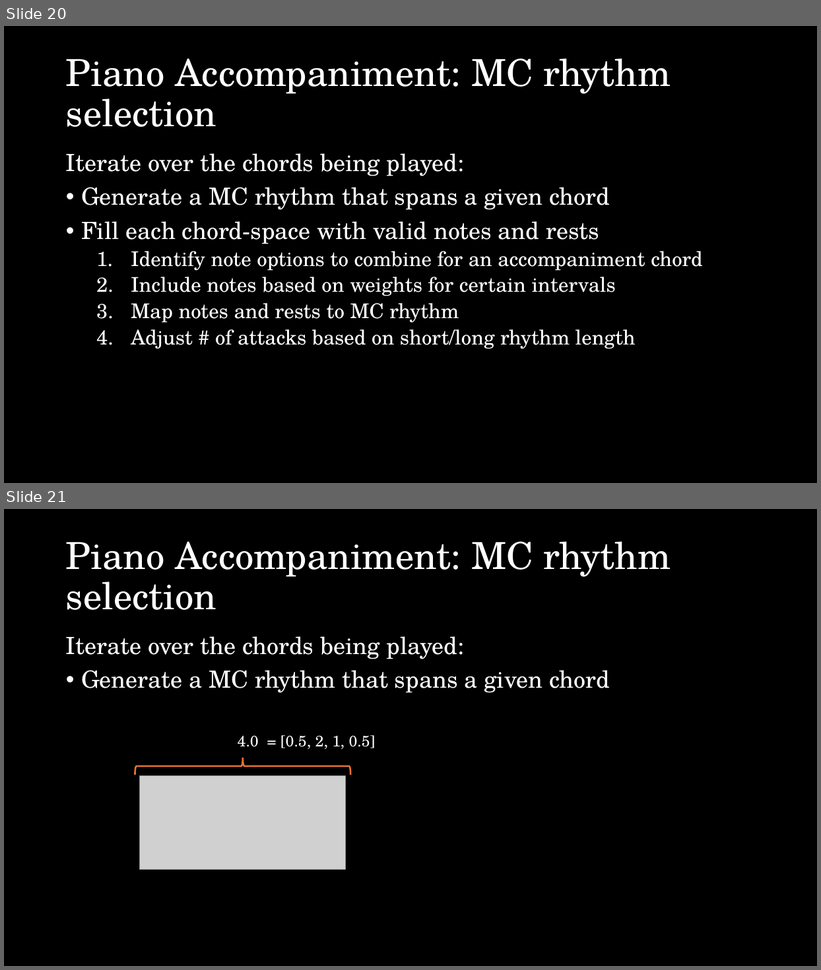
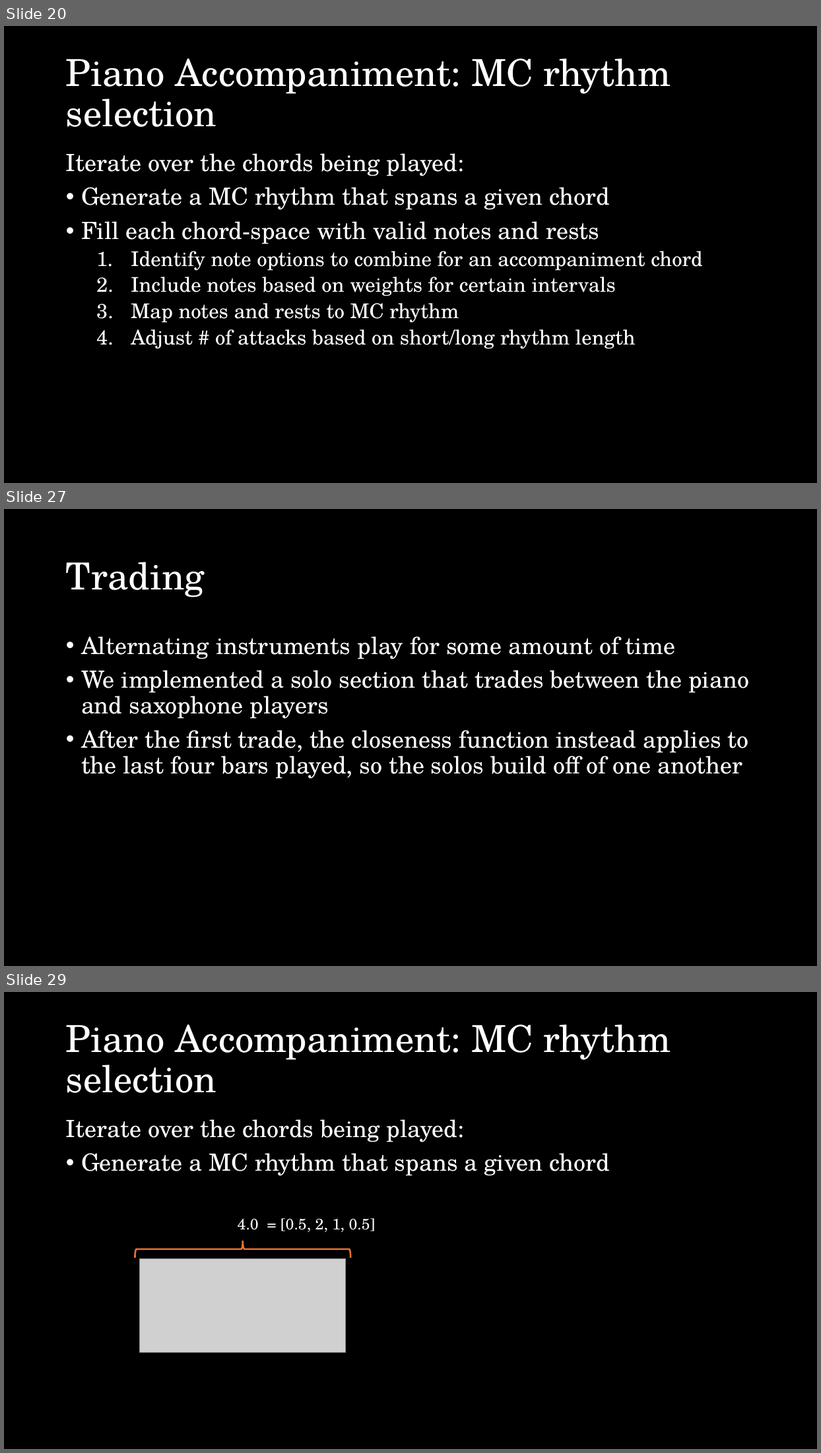
Before and after one commit to esharo02/150Final, a slide deck: CS150 final presentation.pptx. Shown one above the other, each under a label of ours: slides 20 and 21 before the commit, slides 20, 27 and 29 after it; the slides between them are not shown. The pictures are 821x970 and 821x1453 pixels, drawn with LibreOffice and Linux fonts; fonts in the diff are those of the drawing; grey boxes stand for pictures. Boxes give left, top, right and bottom in pixels: in the first picture for what was removed or moved away, otherwise in the second. Text is boxed around its words. In the diff, an @@ line names an element or a change of style, - is before the commit and + after.

```diff
--- a/CS150 final presentation.pptx
+++ b/CS150 final presentation.pptx
@@ slide 27 added at (4, 509, 817, 966), background #000000 @@
@@ title added at (66, 562, 205, 597), 44 pt, text #FFFFFF @@
+Trading
@@ text added at (81, 636, 749, 779), 28 pt, text #FFFFFF @@
+• Alternating instruments play for some amount of time
+• We implemented a solo section that trades between the piano and saxophone players
+• After the first trade, the closeness function instead applies to the last four bars played, so the solos build off of one another
@@ what was slide 21 is now slide 29 @@
```
Also in this commit, not shown: 4 slides changed, 12 other slides added.
